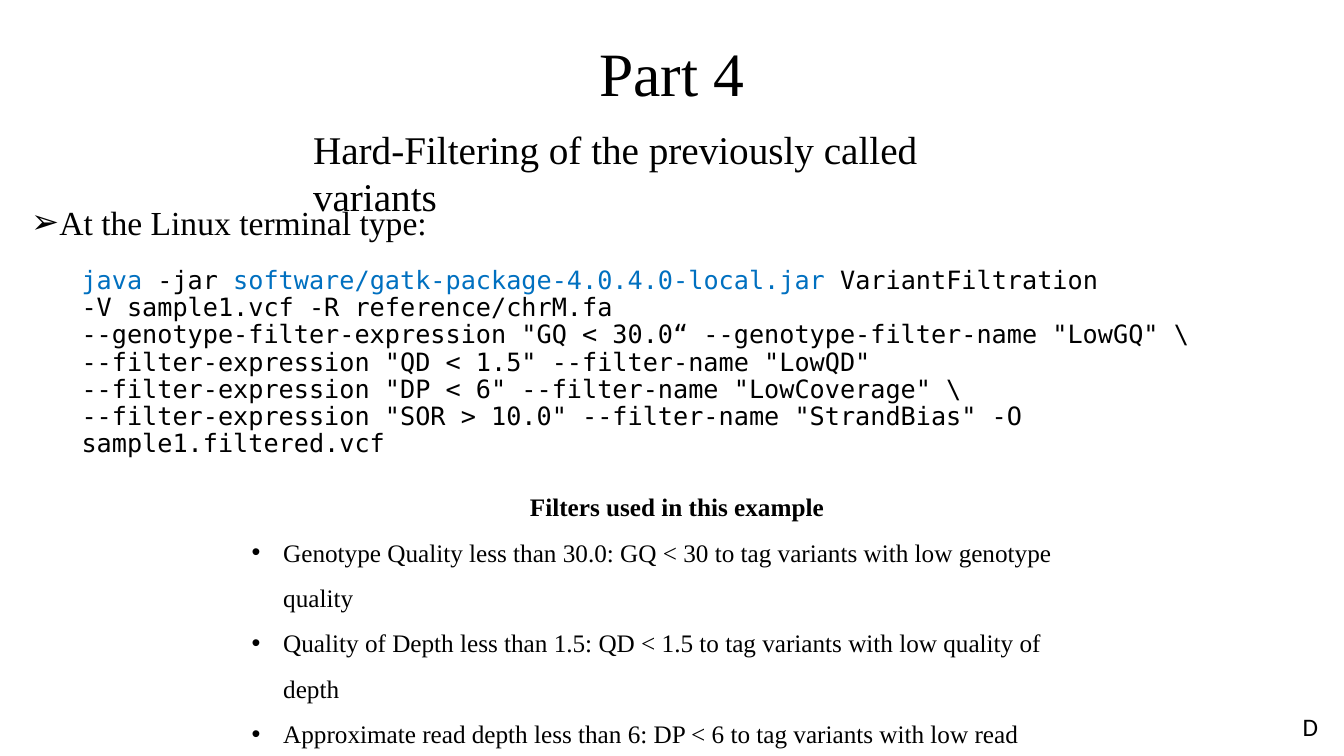
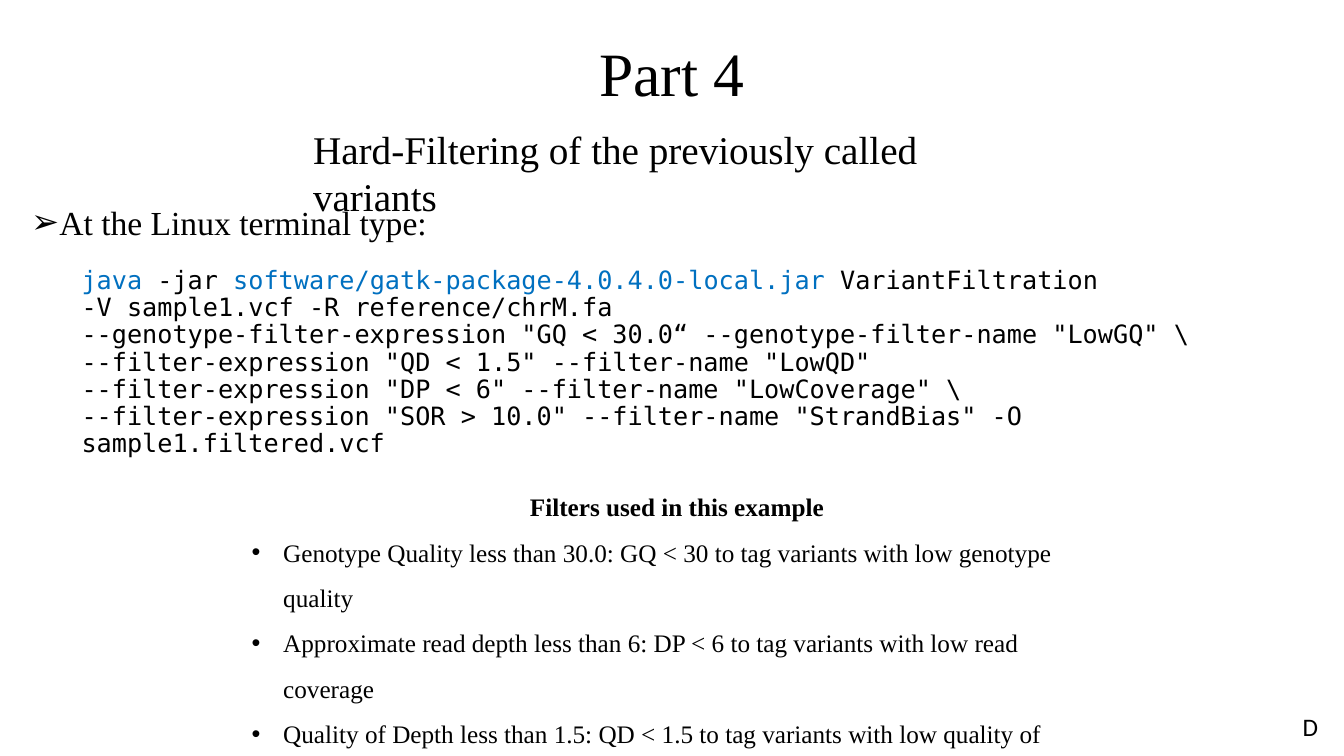
Before and after one commit to sgul-genetics-centre-bioinformatics/NGS-bioinformatics-workshop_SGUL_31-01-2020, a slide deck: slide 28 of NGS_workshop_31_01_2020_final.pptx. Drawn at 1344x756 pixels with LibreOffice and Linux fonts; fonts in the diff are those of the drawing. Boxes give left, top, right and bottom in pixels: in the first picture for what was removed or moved away, otherwise in the second. Text is boxed around its words. In the diff, an @@ line names an element or a change of style, - is before the commit and + after.

```diff
--- a/NGS_workshop_31_01_2020_final.pptx
+++ b/NGS_workshop_31_01_2020_final.pptx
@@ text at box(283, 634, 1018, 704): paragraph added @@
+• Approximate read depth less than 6: DP < 6 to tag variants with low read coverage
@@ text at box(283, 725, 1018, 749): paragraph removed @@
-• Approximate read depth less than 6: DP < 6 to tag variants with low read coverage
```
Also in this commit, not shown: 8 other slides changed.
